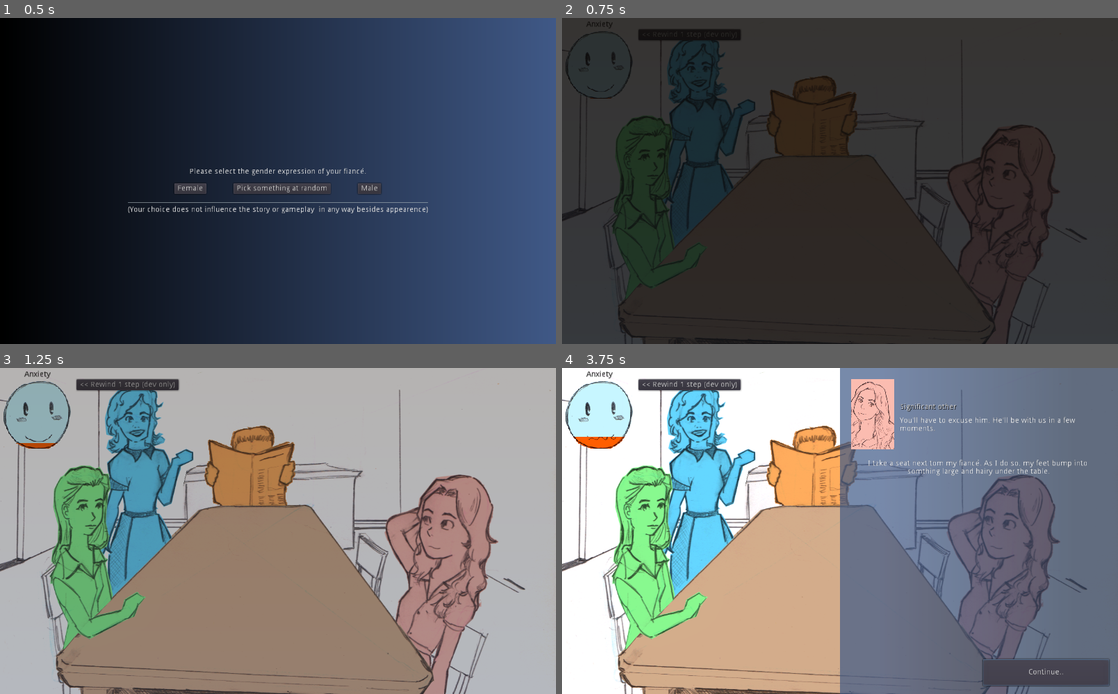
Above: before the commit, frames 1-4 (two rows, left to right).
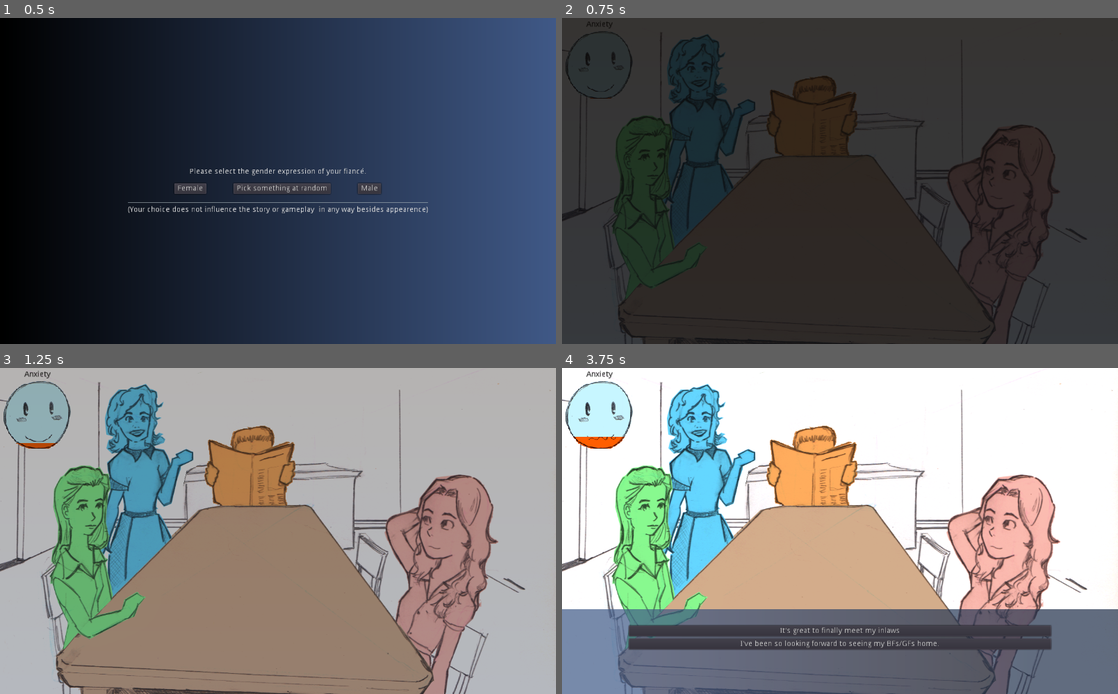
Above: after the commit, the same moments.

Repository: jordgubben/gw24-fam-andersson
Game: Godot game, scene res://Intro.tscn
The game is run twice, just before and just after one commit, with the same random seed, the same clock (stepped at 60 frames per second) and the same inputs. The engine's default icon, where the game draws it, is replaced by a stand-in: a white triangle on a blue panel in a dark square.
Inputs (mouse positions are in pixels of both pictures, inside the frame that each line leads up to):
- Up to frame 1 (0.5 s): no input
- Up to frame 2 (0.75 s): click "Female" at 0.5 s
- Up to frame 3 (1.25 s): no input
- Up to frame 4 (3.75 s): click (689, 384) at 1.25 s, where only the run before the commit has a clickable "<< Rewind 1 step (dev only)"; click (840, 632) at 2 s, where only the run before the commit has a clickable "(Start the actuall story)"; click "Continue.." at 2.75 s; click "Continue.." at 3.5 s

Frame 1 is identical in both runs. In frame 2, 0.5% of the frame differs, in the area x 13-33%, y 3-7%; in frame 3, 0.7%; in frame 4, 56%, in the area x 0-100%, y 0-100%.

Commit message:
Hide 'rewind' button

Diff:
--- a/FamilyDinner.tscn
+++ b/FamilyDinner.tscn
@@ -212,10 +212,10 @@
 margin_bottom = 4.0
 
 [node name="MarginContainer" type="MarginContainer" parent="ui"]
-margin_left = 130.659
-margin_top = 10.6881
-margin_right = 338.659
-margin_bottom = 50.6881
+margin_left = 27.7359
+margin_top = -81.6587
+margin_right = 235.736
+margin_bottom = -41.6587
 custom_constants/margin_right = 10
 custom_constants/margin_top = 10
 custom_constants/margin_left = 10
